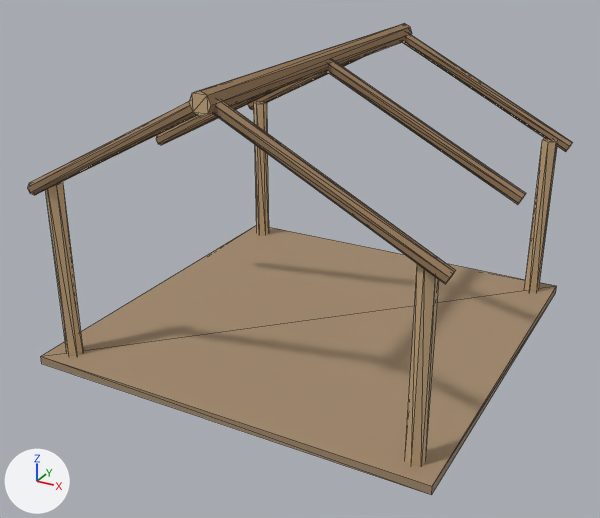
The glTF model assets/3d/models/building_chief_hall_frame.glb: old version first, new version second.
Camera for both pictures: a 50 mm lens placed at (4.33, -8.4, 5.06), pointed at (-0.08, -0.38, 1.06). The lights are fixed; the arrows at lower left show +X, +Y and +Z. The first picture is the older version. Mesh edges are drawn as thin lines. Vertices at exactly the same position are counted once.

In view in the first picture: 'building_chief_hall_frame'.
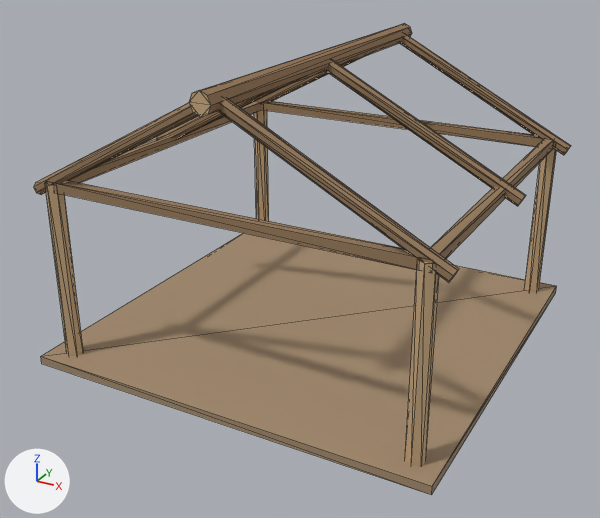
What differs and where, as boxes (x1, y1, x2, y2) in the pictures (600 x 518 px; the box of a moved part takes in the faces that stretch with it):
'building_chief_hall_frame', reshaped
    before: (27, 24, 573, 495)
    after: (34, 24, 571, 495)
part 1 of me_building_chief_hall_frame, added (brown)
    after: (54, 101, 554, 270)
part 2 of me_building_chief_hall_frame, moved or reshaped
    before: (27, 33, 573, 284)
    after: (34, 34, 571, 282)

The change, as a list of edits to the scene's bpy script:
```text
Change me_building_chief_hall_frame:
    used by ob_building_chief_hall_frame; location = (0.0, 0.0, 0.0)
    remove me_building_chief_hall_frame.from_pydata(...)  # 153 vertices, 264 faces; spans x -2.42..2.42, y -2.42..2.42, z 0.0..3.47
    add me_building_chief_hall_frame.from_pydata(...)  # 177 vertices, 312 faces; spans x -2.42..2.42, y -2.42..2.42, z 0.0..3.47
    me_building_chief_hall_frame part 1: a new loose piece of 24 vertices spanning x -2.21..2.21, y -2.21..2.21, z 2.11..2.23, in mat_wood_dark (brown #957959)
    me_building_chief_hall_frame part 2
    12 vertices are removed from x -2.41..2.37, y -2.31..2.32, z 2.06..3.41
    82 faces are deleted
    8 vertices in x -0.03..0.03, y 2.22..2.32, z 3.29..3.41 move by (0.0, -0.09, 0.0)
    7 vertices in x -0.03..0.03, y -2.26..-2.19, z 3.29..3.41 move by (0.0, 0.09, 0.0)
    6 vertices in x -2.41..2.41, y -2.26..-2.19, z 2.07..2.18 move by (0.0, 0.09, -0.02)
    6 vertices in x -2.38..2.41, y -0.02..0.08, z 2.07..2.18 move by (0.0, 0.0, -0.02)
    5 vertices in x -2.41..2.41, y 2.22..2.32, z 2.07..2.18 move by (0.0, -0.09, -0.02)
    24 vertices move from x -2.39..2.39, y -2.31..2.22, z 2.06..3.38 to x -2.4..2.4, y -2.22..2.13, z 2.03..3.38
    12 vertices are added at x -2.41..2.36, y -2.22..2.23, z 2.03..3.41
    52 new faces join them, mat_wood (beige #c8aa81)
    30 new faces join them, mat_wood_dark (brown #957959)
```
